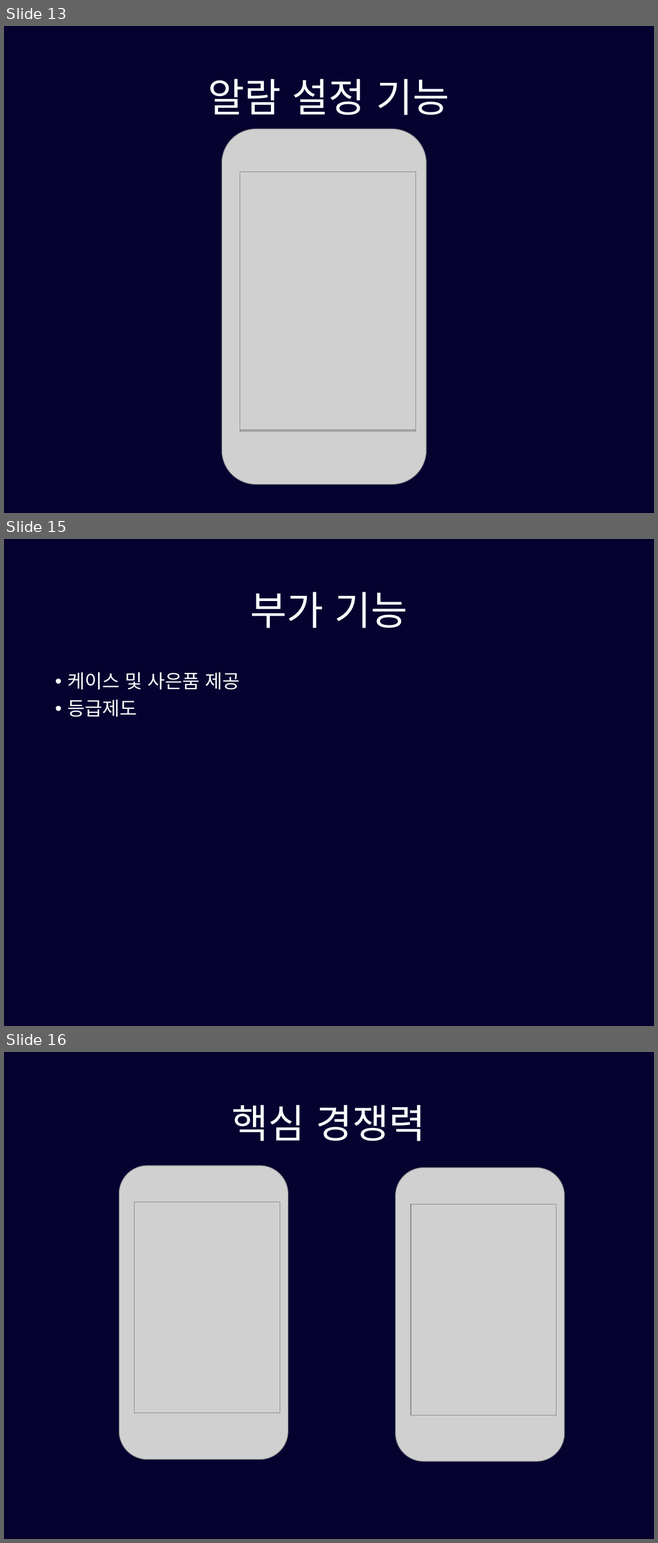
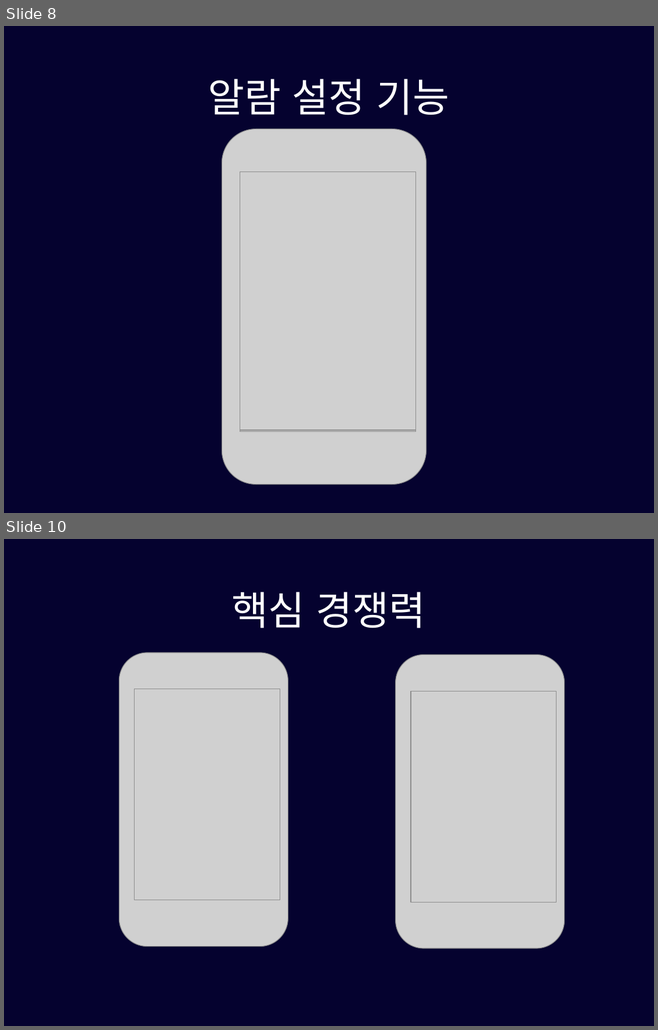
Before and after one commit to pasongsj/ideatone, a slide deck: ideatoneppt.pptx. Shown one above the other, each under a label of ours: slides 13, 15 and 16 before the commit, slides 8 and 10 after it; the slides between them are not shown. The pictures are 658x1543 and 658x1030 pixels, drawn with LibreOffice and Linux fonts; fonts in the diff are those of the drawing; grey boxes stand for pictures. Boxes give left, top, right and bottom in pixels: in the first picture for what was removed or moved away, otherwise in the second. Text is boxed around its words. In the diff, an @@ line names an element or a change of style, - is before the commit and + after.

```diff
--- a/ideatoneppt.pptx
+++ b/ideatoneppt.pptx
@@ slide 15 removed at [4, 539, 654, 1026], background #05022F @@
@@ title removed at [250, 592, 407, 628] @@
-부가 기능
@@ text removed at [67, 672, 240, 717] @@
-• 케이스 및 사은품 제공
-• 등급제도
@@ what was slide 13 is now slide 8 @@
@@ what was slide 16 is now slide 10 @@
```
Also in this commit, not shown: 4 slides changed, 7 other slides removed.
